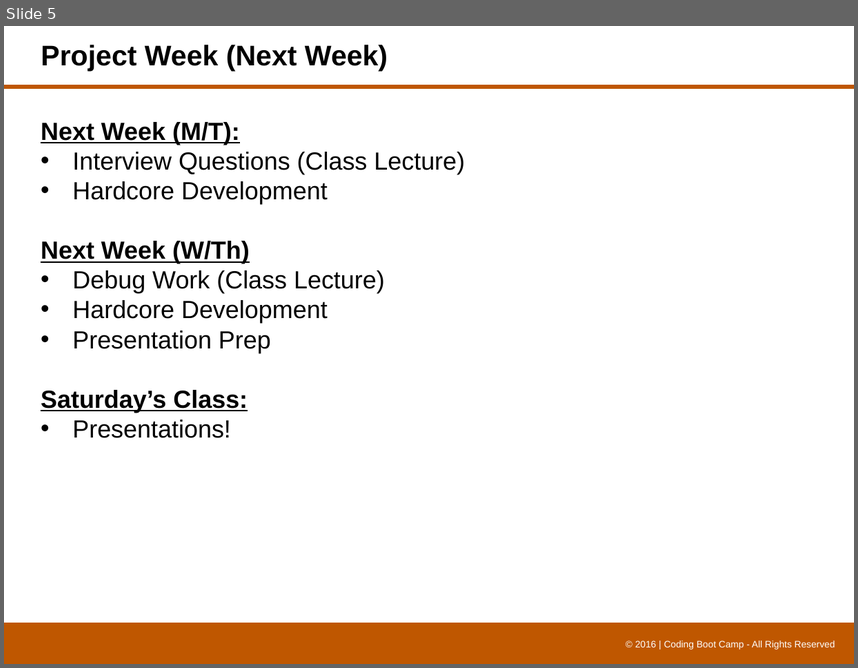
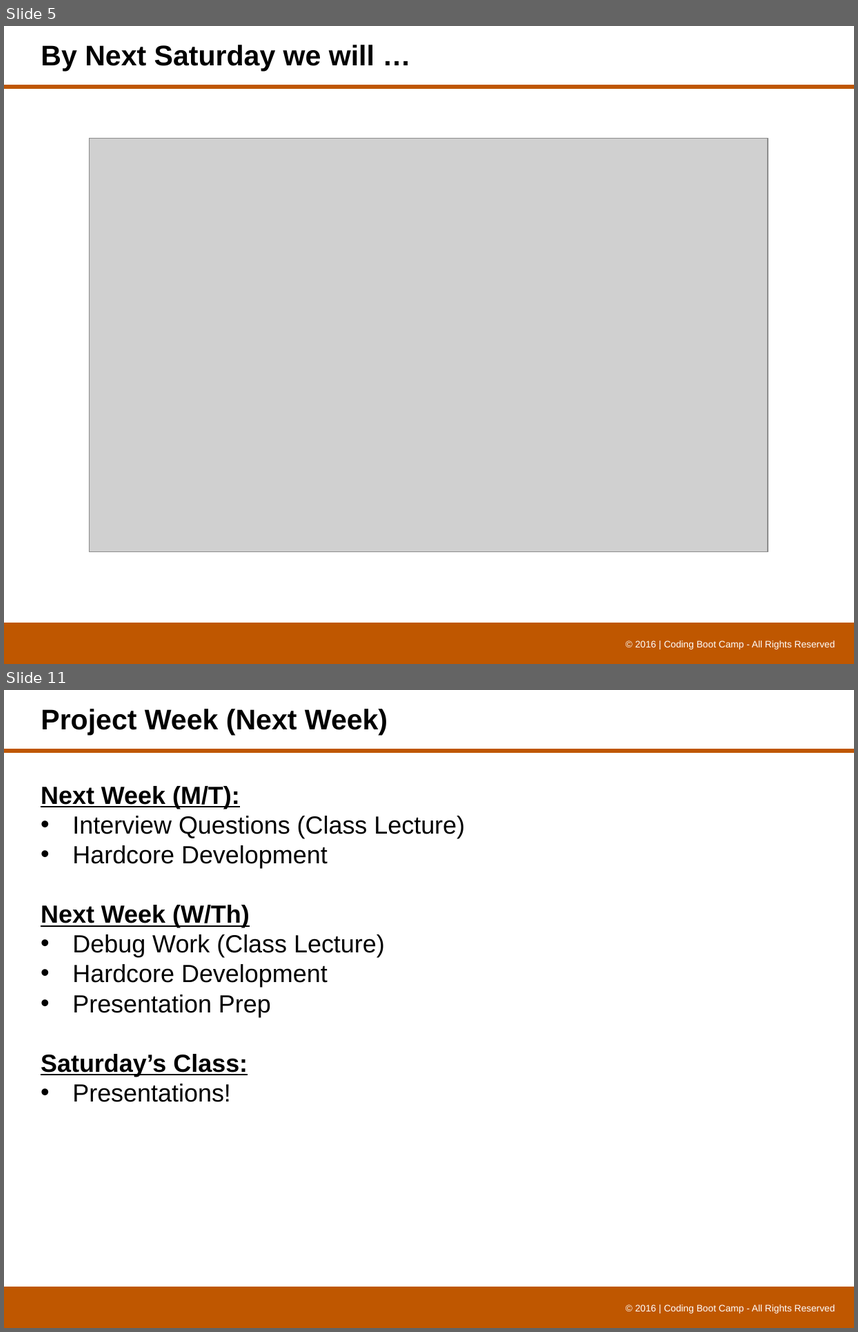
Before and after one commit to threecs/camp, a slide deck: 0419-tth-class-content/08-api-project/8.1/UT-API_Project_Week_1.pptx. Shown one above the other, each under a label of ours: slide 5 before the commit, slides 5 and 11 after it; the slides between them are not shown. The pictures are 858x668 and 858x1332 pixels, drawn with LibreOffice and Linux fonts; fonts in the diff are those of the drawing; grey boxes stand for pictures; background and template pictures are left out. Boxes give left, top, right and bottom in pixels: in the first picture for what was removed or moved away, otherwise in the second. Text is boxed around its words. In the diff, an @@ line names an element or a change of style, - is before the commit and + after.

```diff
--- a/0419-tth-class-content/08-api-project/8.1/UT-API_Project_Week_1.pptx
+++ b/0419-tth-class-content/08-api-project/8.1/UT-API_Project_Week_1.pptx
@@ slide 5 added at (x1=4, y1=26, x2=854, y2=664), background #FFFFFF; not listed: 3 template elements that a slide beside it also shows @@
@@ title added at (x1=41, y1=45, x2=375, y2=71), 24 pt, text #000000, bold @@
+By Next Saturday we will …
@@ picture added at (x1=89, y1=138, x2=769, y2=551) @@
@@ what was slide 5 is now slide 11 @@
```
Also in this commit, not shown: 1 slide changed, 8 other slides added, 4 slides removed, 21 other files.
